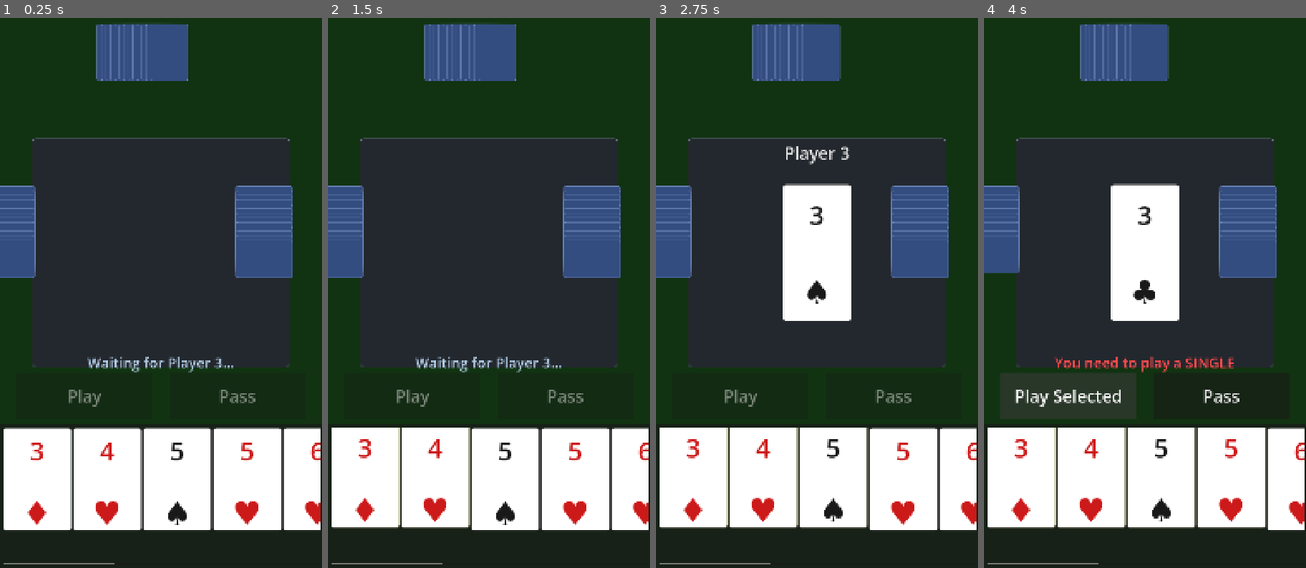
Above: before the commit, frames 1-4 (left to right).
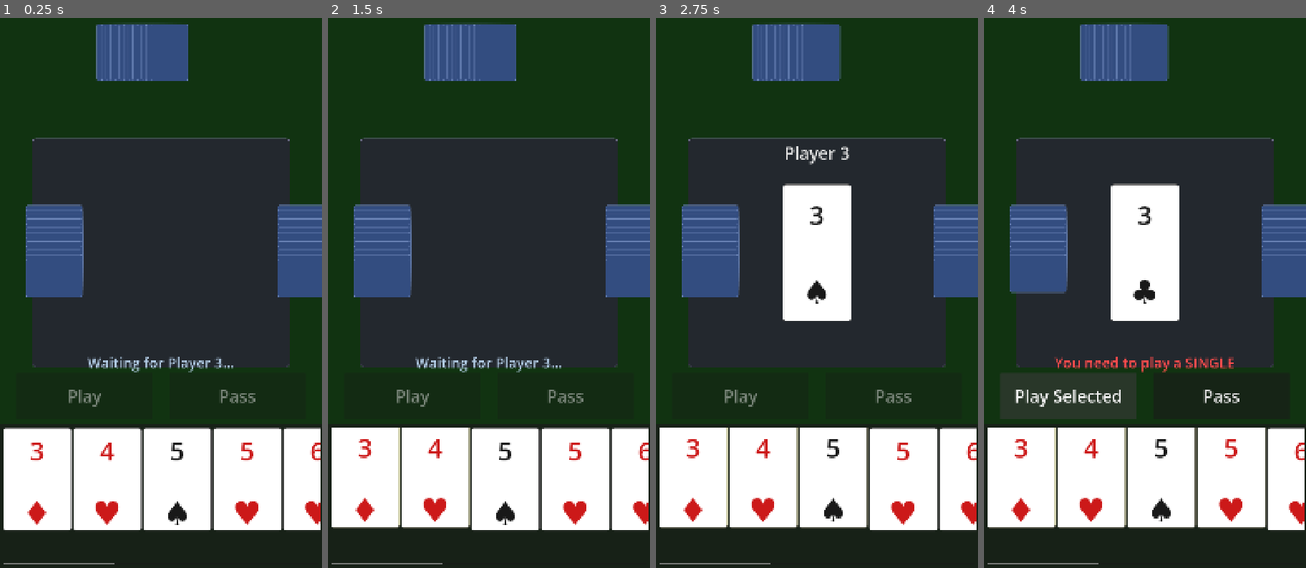
Above: after the commit, the same moments.

Repository: binhrobles/thirteen
Game: Godot game, scene res://scenes/main.tscn
Two runs of this game, one before a commit and one after it. Both use one fixed random seed, a clock stepped at 60 frames per second and the inputs below.
Inputs (mouse positions are in pixels of both pictures, inside the frame that each line leads up to):
- Up to frame 1 (0.25 s): no input
- Up to frame 2 (1.5 s): tap Enter at 0.5 s; move the mouse to (366, 480) at 0.52 s; click (366, 480) at 0.67 s; tap Space at 1.25 s; move the mouse to (434, 480) at 1.27 s; click (434, 480) at 1.42 s
- Up to frame 3 (2.75 s): tap Enter at 2 s; move the mouse to (833, 480) at 2.02 s; click (833, 480) at 2.17 s
- Up to frame 4 (4 s): tap Space at 2.75 s; move the mouse to (1231, 480) at 2.77 s; click (1231, 480) at 2.92 s; click "Play Selected" at 3.5 s

The runs differ from the first frame. In frame 1, 8.4% of the frame differs, in the area x 0-100%, y 30-51%; in frame 2, 8.4%; in frame 3, 8.4%; in frame 4, 8.2%.

Commit message:
Fix positioning for rotated opponent cards
- Widen left/right containers from 16% to 23% to fit rotated cards
- Align left cards to left edge, right cards to right edge
- Properly calculate position accounting for rotation pivot

Co-Authored-By: Claude Sonnet 4.5 <noreply@anthropic.com>

Diff:
--- a/scripts/opponent_hand.gd
+++ b/scripts/opponent_hand.gd
@@ -59,15 +59,17 @@
 
 		Position.RIGHT:
 			# Right edge, vertically centered
-			anchor_left = 0.82
+			# Need wider area to fit rotated cards (card height becomes visual width)
+			anchor_left = 0.75
 			anchor_right = 0.98
 			anchor_top = 0.3
 			anchor_bottom = 0.5
 
 		Position.LEFT:
 			# Left edge, vertically centered
+			# Need wider area to fit rotated cards (card height becomes visual width)
 			anchor_left = 0.02
-			anchor_right = 0.18
+			anchor_right = 0.25
 			anchor_top = 0.3
 			anchor_bottom = 0.5
 
@@ -133,16 +135,28 @@
 		var card_back := _create_card_back(card_width, card_height)
 		card_container.add_child(card_back)
 
-		# Rotate cards for left/right positions
-		if not is_horizontal:
-			card_back.rotation_degrees = 90
-
 		# Position based on layout
 		if is_horizontal:
+			# Horizontal layout (top) - no rotation
 			card_back.position = Vector2(i * overlap, 0)
 		else:
-			# Adjust position for rotated cards
-			card_back.position = Vector2(card_height / 2, i * overlap + card_width / 2)
+			# Vertical layout (left/right) - rotate 90 degrees
+			card_back.rotation_degrees = 90
+			card_back.pivot_offset = Vector2(card_width / 2, card_height / 2)
+
+			# After rotation, visual width = card_height, visual height = card_width
+			# Position to align properly in container
+			var x_pos: float
+			var y_pos: float = i * overlap + card_height / 2
+
+			if position_mode == Position.RIGHT:
+				# Align to right edge of container
+				x_pos = size.x - card_height / 2
+			else:  # Position.LEFT
+				# Align to left edge of container
+				x_pos = card_height / 2
+
+			card_back.position = Vector2(x_pos, y_pos)
 
 		card_backs.append(card_back)
 
